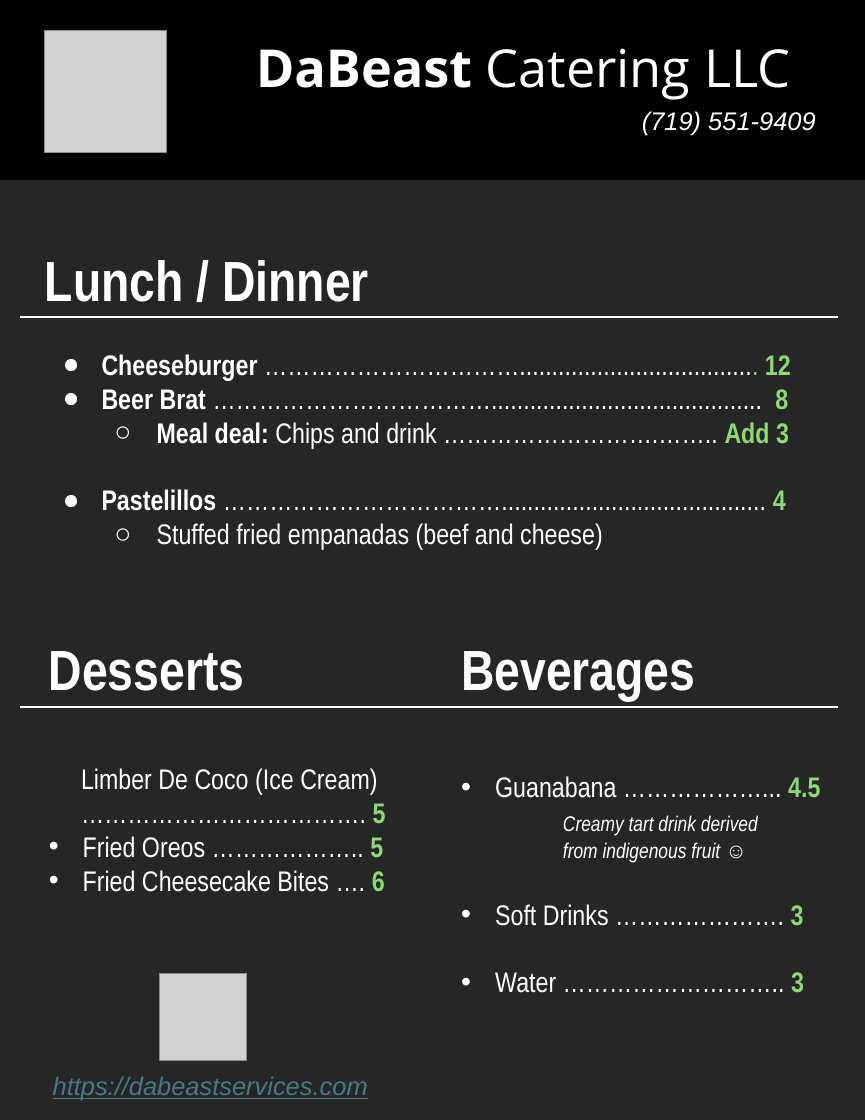
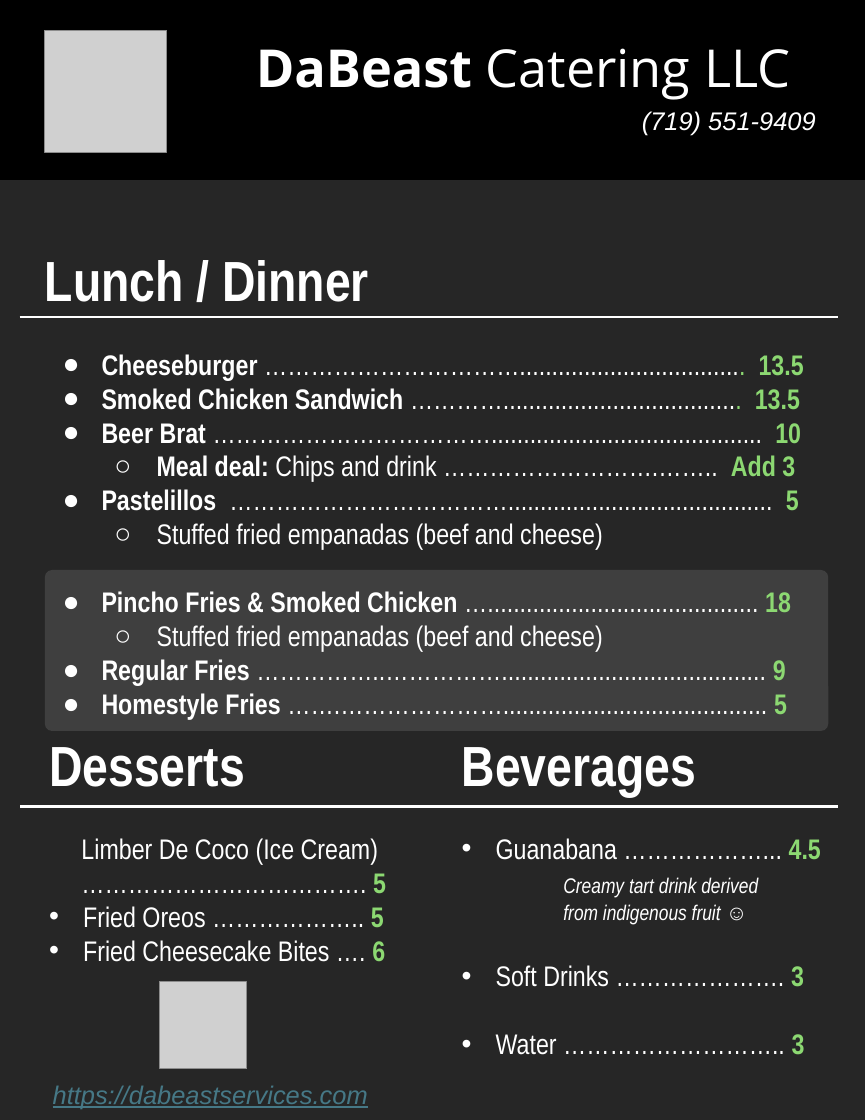
Before and after one commit to dabeastservices/dabeastservices.github.io, a slide deck: slide 1 of misc/Menu Letter 8.5 by 11 on 12-12-24/2_Letter_DaBeast Services Menu.pptx. Drawn at 865x1120 pixels with LibreOffice and Linux fonts; fonts in the diff are those of the drawing; grey boxes stand for pictures. Boxes give left, top, right and bottom in pixels: in the first picture for what was removed or moved away, otherwise in the second. Text is boxed around its words. In the diff, an @@ line names an element or a change of style, - is before the commit and + after.

```diff
--- a/misc/Menu Letter 8.5 by 11 on 12-12-24/2_Letter_DaBeast Services Menu.pptx
+++ b/misc/Menu Letter 8.5 by 11 on 12-12-24/2_Letter_DaBeast Services Menu.pptx
@@ text at [102,354,804,444]: text changed @@
-● Cheeseburger ……………………………..................................... 12
-● Beer Brat ……………………………….......................................... 8
+● Cheeseburger ……………………………................................... 13.5
+● Smoked Chicken Sandwich …………..................................... 13.5
+● Beer Brat ……………………………….......................................... 10
@@ text at [102,489,799,511]: text changed @@
-● Pastelillos ………………………………......................................... 4
+● Pastelillos ………………………………......................................... 5
@@ rounded rectangle added at [45,570,828,731], fill #3F3F3F @@
@@ text at [102,591,791,720]: paragraphs added @@
+● Pincho Fries & Smoked Chicken ….......................................... 18
+  ○ Stuffed fried empanadas (beef and cheese)
+● Regular Fries ……………..……………......................................... 9
+● Homestyle Fries …….…………………......................................... 5
@@ text "Desserts" rewrapped from [49,651,386,892] to [49,747,386,962] @@
@@ text "Beverages" rewrapped from [461,651,820,993] to [462,747,821,1055] @@
@@ line moved from (19, 707) - (838, 707) to (20, 806) - (839, 806) @@
@@ picture: place and size @@
-picture at [160,973,247,1060]
+picture at [160,981,247,1069]
@@ text "https://dabeastservices.com": place and size @@
-text "https://dabeastservices.com" at [53,1076,368,1100]
+text "https://dabeastservices.com" at [53,1085,368,1109]
```
Also in this commit, not shown: 3 other files.
